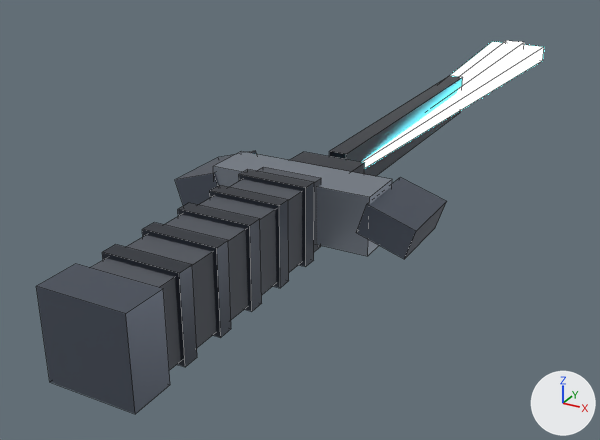
Renders of the Blender file assets/source/wpn_plasma_blade.blend from each side of a commit.
Rendered twice from a camera (50 mm lens) standing at (0.185, -0.323, 0.158) and looking at (-0.041, 0.088, -0.047). Every picture has the same lights, and +X, +Y and +Z are marked at lower right. The first picture is the older version. Mesh edges are drawn as thin lines.

The first picture shows 'wpn_plasma_blade'.
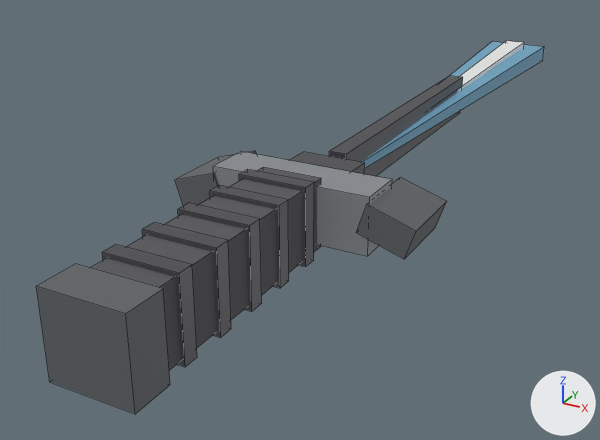
Boxes [x1, y1, x2, y2] around the edits, measured in the pictures (600 x 440 px):
```json
{"object": "wpn_plasma_blade", "change": "recoloured, surface changed", "before": [36, 41, 544, 414], "after": [36, 41, 544, 414]}
```

Edits to the scene script, one JSON object a line:
```json
{"op": "set", "path": "mat_ns_trim.base_color", "old": "(0.06, 0.07, 0.09)", "new": "(0.09, 0.09, 0.1)", "note": "greyish blue #454b55 -> dark grey #555559"}
{"op": "set", "path": "mat_ns_trim.metallic", "old": "0.85", "new": "0.3"}
{"op": "set", "path": "mat_ns_trim.roughness", "old": "0.28", "new": "0.44"}
{"op": "set", "path": "mat_ns_body_dark.metallic", "old": "0.66", "new": "0.18"}
{"op": "set", "path": "mat_ns_body_dark.roughness", "old": "0.42", "new": "0.62"}
{"op": "set", "path": "mat_ns_body.metallic", "old": "0.72", "new": "0.25"}
{"op": "set", "path": "mat_ns_body.roughness", "old": "0.38", "new": "0.52"}
{"op": "remove", "block": "mat_ns_energy_cyan", "code": "mat_ns_energy_cyan.emission_color = (0.17, 0.91, 1.0)  # cyan #73f5ff"}
{"op": "remove", "block": "mat_ns_energy_cyan", "code": "mat_ns_energy_cyan.emission_strength = 6.0"}
{"op": "set", "path": "mat_ns_energy_cyan.base_color", "old": "(0.05, 0.55, 0.7)", "new": "(0.16, 0.38, 0.55)", "note": "cyan #3fc4da -> blue #6fa6c4"}
{"op": "set", "path": "mat_ns_energy_cyan.metallic", "old": "0.1", "new": "0.05"}
{"op": "set", "path": "mat_ns_energy_cyan.roughness", "old": "0.25", "new": "0.6"}
{"op": "remove", "block": "mat_ns_energy_white", "code": "mat_ns_energy_white.emission_color = (0.81, 0.91, 1.0)  # pale blue #e8f5ff"}
{"op": "remove", "block": "mat_ns_energy_white", "code": "mat_ns_energy_white.emission_strength = 7.0"}
{"op": "set", "path": "mat_ns_energy_white.base_color", "old": "(0.8, 0.88, 0.95)", "new": "(0.84, 0.85, 0.84)", "note": "white #e7f1f9 -> white #ecedec"}
{"op": "set", "path": "mat_ns_energy_white.metallic", "old": "0.1", "new": "0.05"}
{"op": "set", "path": "mat_ns_energy_white.roughness", "old": "0.2", "new": "0.52"}
```
